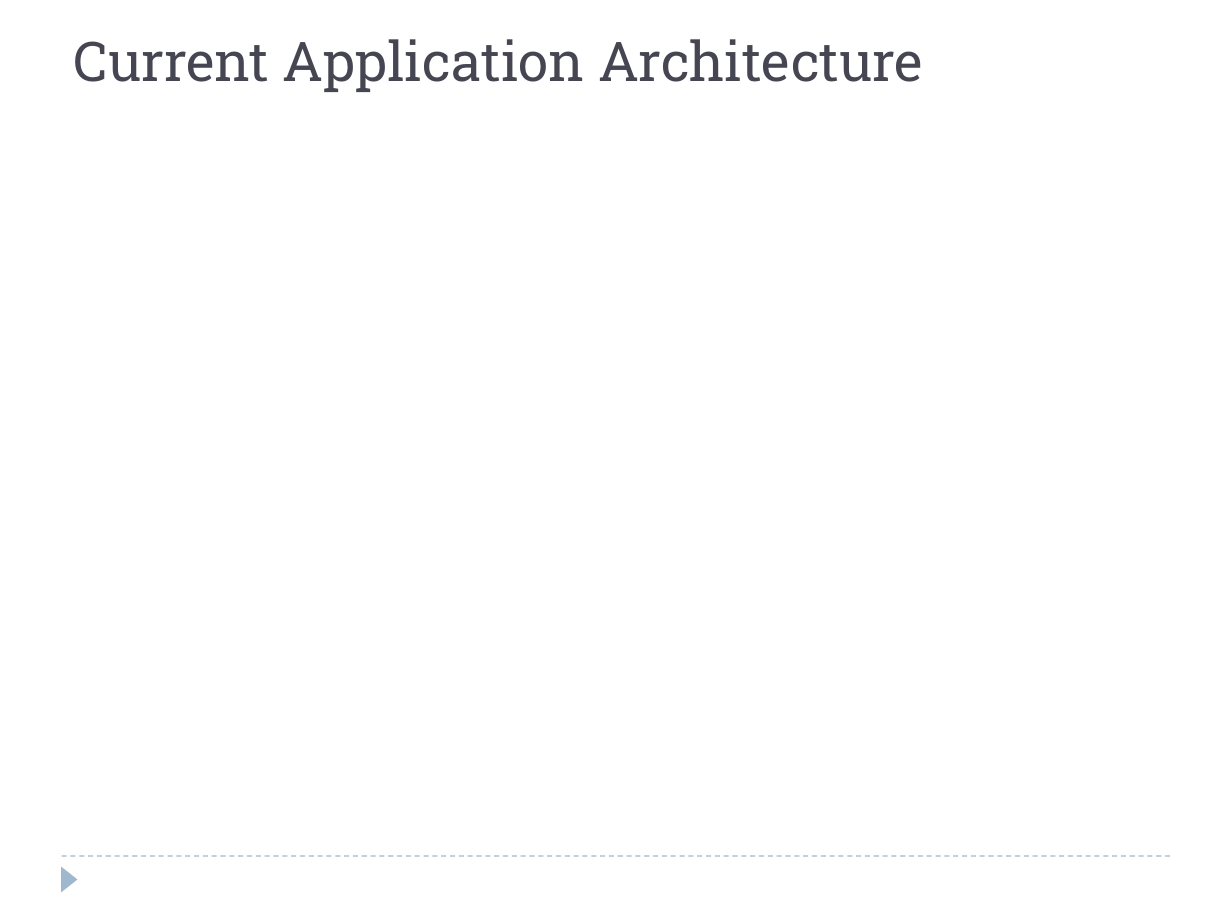
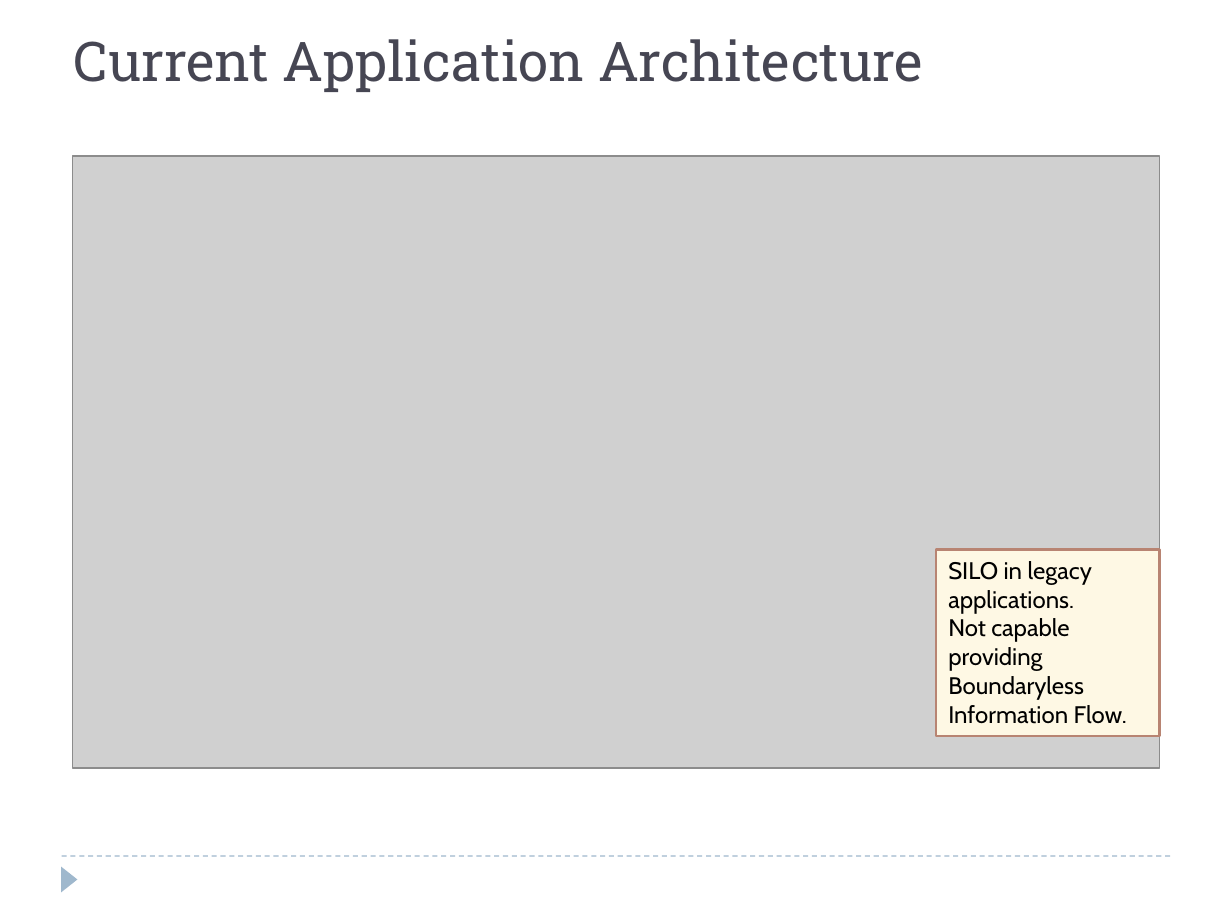
Before and after one commit to windieccf/t1-shipping, a slide deck: slide 30 of Enterprise Architech Presentation.pptx. Drawn at 1232x924 pixels with LibreOffice and Linux fonts; fonts in the diff are those of the drawing; grey boxes stand for pictures. Boxes give left, top, right and bottom in pixels: in the first picture for what was removed or moved away, otherwise in the second. Text is boxed around its words. In the diff, an @@ line names an element or a change of style, - is before the commit and + after.

```diff
--- a/Enterprise Architech Presentation.pptx
+++ b/Enterprise Architech Presentation.pptx
@@ picture added at (73, 156, 1159, 769) @@
@@ rectangle added at (936, 549, 1159, 736), fill #FEF8E4, outline #B88472 1.5 pt, 14 pt, text #000000 @@
+SILO in legacy applications.
+Not capable providing Boundaryless Information Flow.
```
Also in this commit, not shown: 7 other slides changed, 1 other file.
